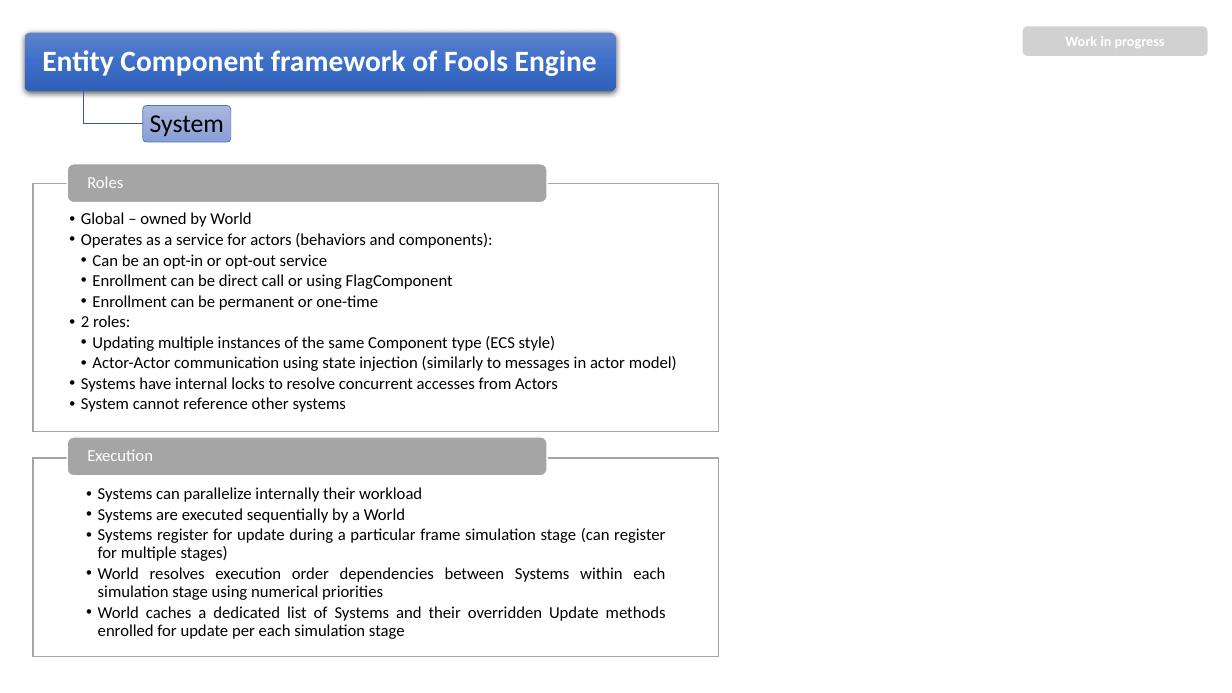
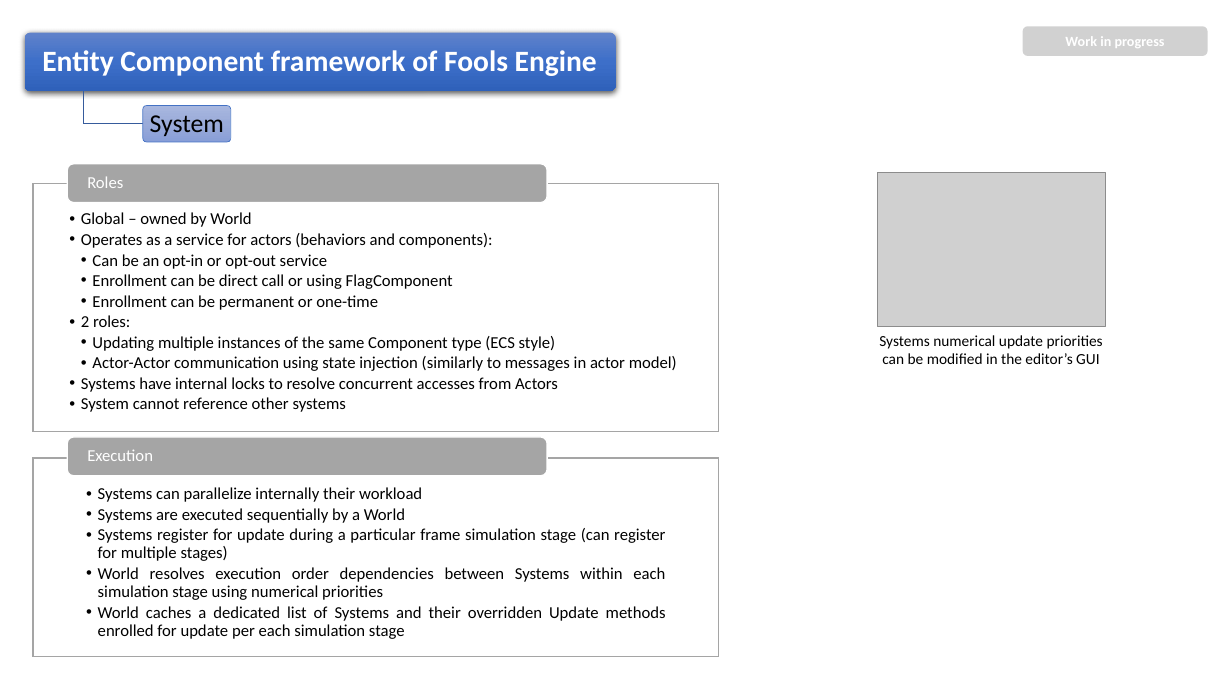
Before and after one commit to pawel-kaleta/FoolsEngine, a slide deck: slide 19 of Documentation/Entity Component Framework.pptx. Drawn at 1232x693 pixels with LibreOffice and Linux fonts; fonts in the diff are those of the drawing; grey boxes stand for pictures. Boxes give left, top, right and bottom in pixels: in the first picture for what was removed or moved away, otherwise in the second. Text is boxed around its words. In the diff, an @@ line names an element or a change of style, - is before the commit and + after.

```diff
--- a/Documentation/Entity Component Framework.pptx
+++ b/Documentation/Entity Component Framework.pptx
@@ picture added at bbox=[878, 173, 1105, 327] @@
@@ text added at bbox=[879, 335, 1103, 364], 12 pt, text #000000 @@
+Systems numerical update priorities can be modified in the editor’s GUI
```
Also in this commit, not shown: 4 other slides changed, 13 other files.
